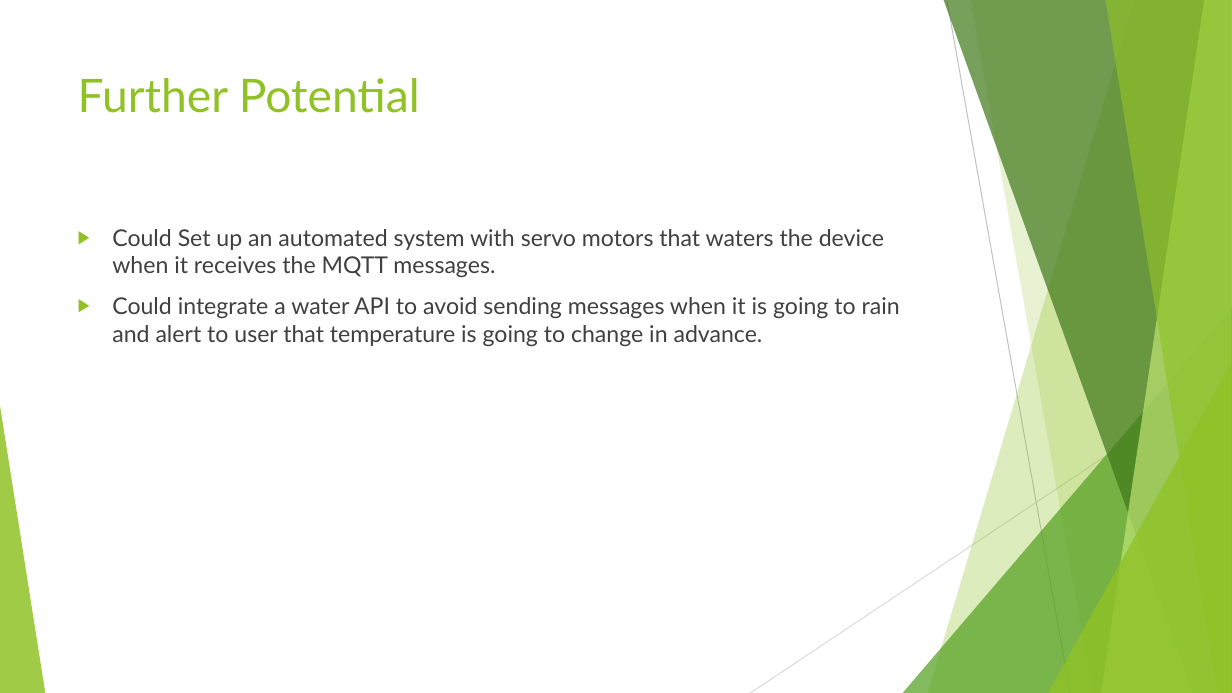
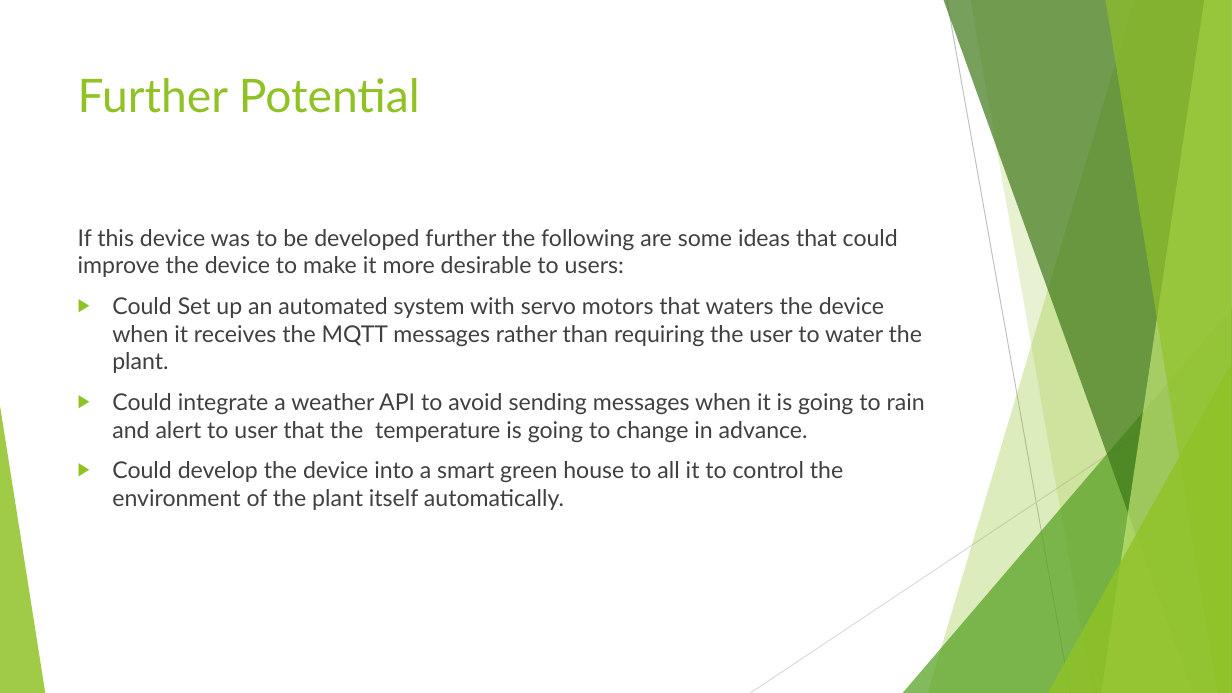
Before and after one commit to OliverWKRichardson/Internet-of-Things-Classwork, a slide deck: slide 6 of Assignment2/Design Jury/Presentation/or83 Design Jury.pptm (slide 13 before the commit). Drawn at 1232x693 pixels with LibreOffice and Linux fonts; fonts in the diff are those of the drawing. Boxes give left, top, right and bottom in pixels: in the first picture for what was removed or moved away, otherwise in the second. Text is boxed around its words. In the diff, an @@ line names an element or a change of style, - is before the commit and + after.

Commit message:
Improved slides

```diff
--- a/Assignment2/Design Jury/Presentation/or83 Design Jury.pptm
+++ b/Assignment2/Design Jury/Presentation/or83 Design Jury.pptm
@@ text at [78,229,925,510]: text changed @@
-▶ Could Set up an automated system with servo motors that waters the device when it receives the MQTT messages.
-▶ Could integrate a water API to avoid sending messages when it is going to rain and alert to user that temperature is going to change in advance.
+If this device was to be developed further the following are some ideas that could improve the device to make it more desirable to users:
+▶ Could Set up an automated system with servo motors that waters the device when it receives the MQTT messages rather than requiring the user to water the plant.
+▶ Could integrate a weather API to avoid sending messages when it is going to rain and alert to user that the temperature is going to change in advance.
+▶ Could develop the device into a smart green house to all it to control the environment of the plant itself automatically.
```
Also in this commit, not shown: 3 other slides changed, 1 slide added.
